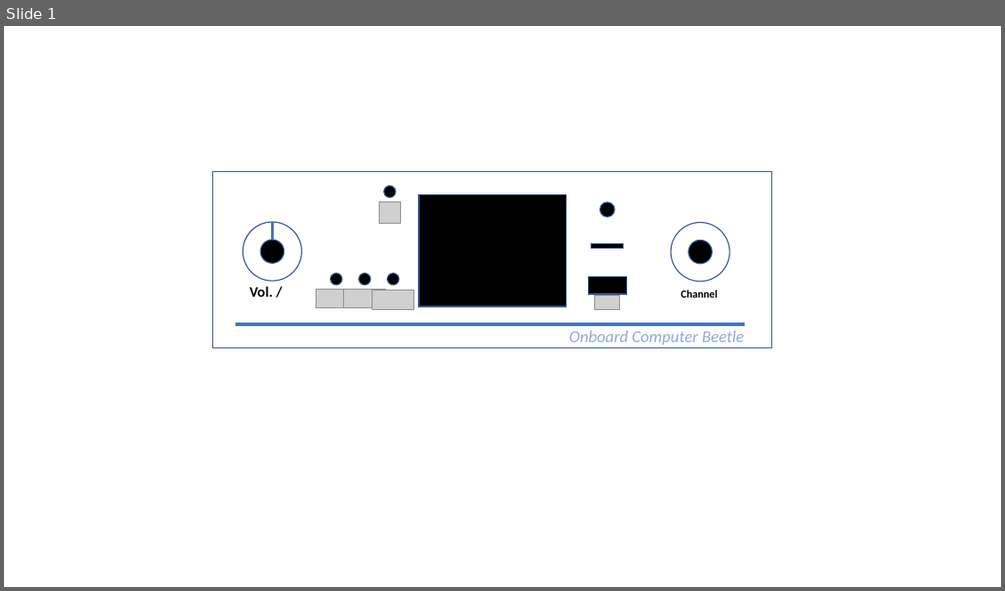
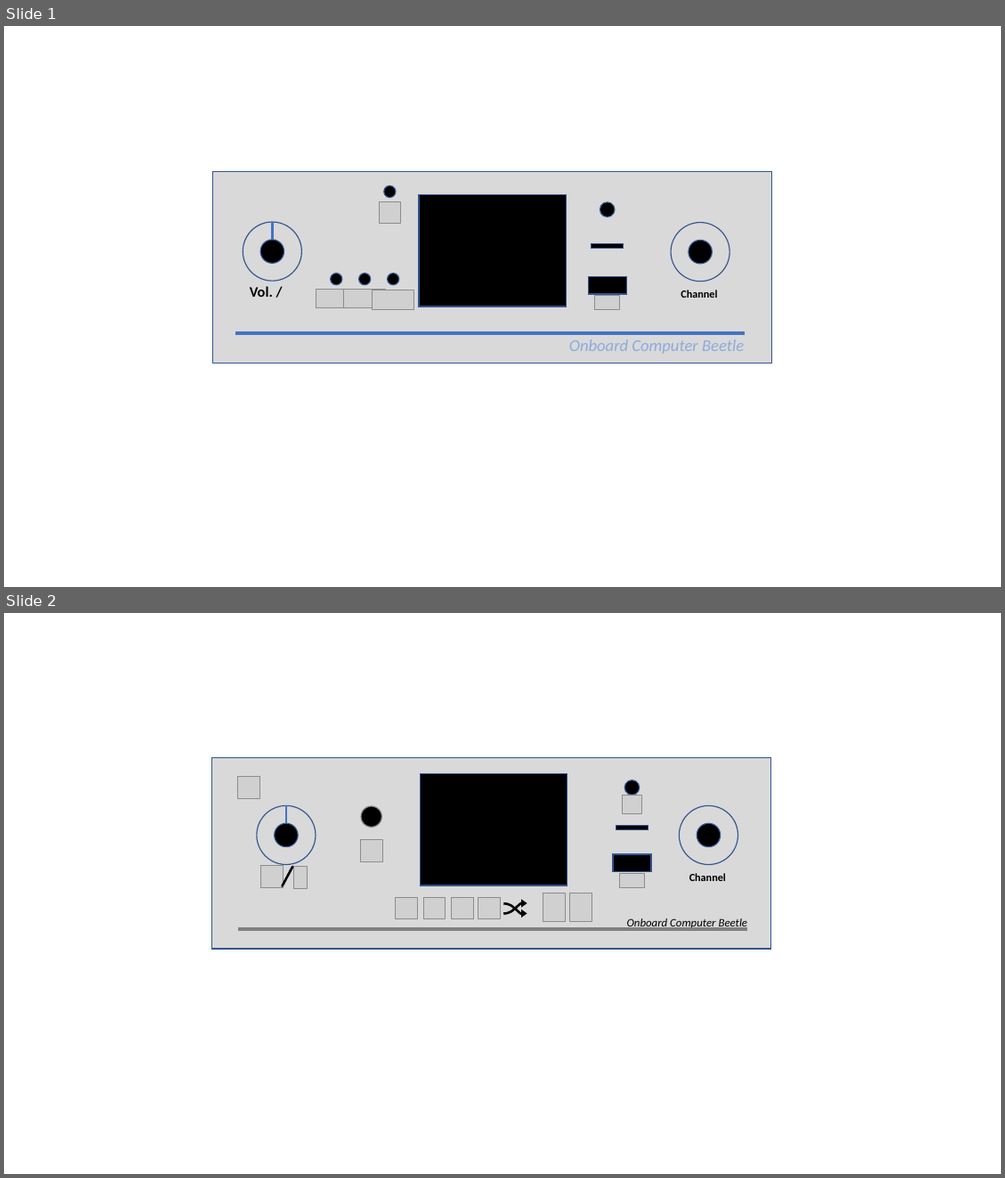
Before and after one commit to jacksonasantos/OCB_Radio, a slide deck: Projeto OCB.pptx. Shown one above the other, each under a label of ours: slide 1 before the commit, slides 1 and 2 after it. The pictures are 1005x591 and 1005x1178 pixels, drawn with LibreOffice and Linux fonts; fonts in the diff are those of the drawing; grey boxes stand for pictures; background and template pictures are left out. Boxes give left, top, right and bottom in pixels: in the first picture for what was removed or moved away, otherwise in the second. Text is boxed around its words. In the diff, an @@ line names an element or a change of style, - is before the commit and + after.

```diff
--- a/Projeto OCB.pptx
+++ b/Projeto OCB.pptx
@@ slide 2 added at (4,613,1001,1174), background #FFFFFF @@
@@ rectangle added at (212,757,771,949), fill #D9D9D9, outline #325491 1 pt @@
@@ picture added at (238,777,260,799) @@
@@ rectangle added at (420,774,567,886), fill #000000, outline #325491 1 pt @@
@@ picture added at (623,795,642,814) @@
@@ ellipse added at (624,779,639,795), fill #000000, outline #325491 1 pt @@
@@ ellipse added at (257,806,316,865), outline #325491 1 pt @@
@@ ellipse added at (275,823,298,846), fill #000000, outline #325491 1 pt @@
@@ line added from (286, 823) to (286, 806), #4472C4 2.25 pt @@
@@ ellipse added at (361,806,381,827), fill #000000, outline #808080 1 pt @@
@@ rectangle added at (615,826,647,830), fill #000000, outline #325491 1 pt @@
@@ ellipse added at (680,806,738,865), outline #325491 1 pt @@
@@ ellipse added at (696,823,720,846), fill #000000, outline #325491 1 pt @@
@@ picture added at (360,839,382,861) @@
@@ picture added at (260,866,283,888) @@
@@ line added from (292, 867) to (283, 886), #000000 2.25 pt @@
@@ picture added at (294,867,307,889) @@
@@ rectangle added at (613,854,651,873), fill #000000, outline #325491 1 pt @@
@@ picture added at (619,873,644,887) @@
@@ text added at (689,873,726,881), 10.5 pt, text #000000, bold @@
+Channel
@@ picture added at (395,897,418,919) @@
@@ picture added at (423,897,446,919) @@
@@ picture added at (452,897,474,919) @@
@@ picture added at (477,897,500,919) @@
@@ group added at (503,900,526,915): 2 freeform shapes, 2 triangles @@
@@ picture added at (543,892,566,921) @@
@@ picture added at (570,892,592,921) @@
@@ line added from (238, 929) to (747, 929), #808080 3.25 pt @@
@@ text added at (627,918,748,930), 11 pt, text #000000, italic @@
+Onboard Computer Beetle
@@ slide 1 changed as well @@
@@ rectangle: place and size @@
-rectangle at (212,171,772,347)
+rectangle at (212,171,772,362)
@@ rectangle at (212,171,772,362): fill none to #D9D9D9 @@
@@ line moved from (235, 324) - (745, 324) to (235, 333) - (745, 333) @@
@@ text "Onboard Computer Beetle": place and size @@
-text "Onboard Computer Beetle" at (569,330,744,345)
+text "Onboard Computer Beetle" at (569,339,744,354)
```
Also in this commit, not shown: 5 other files.
